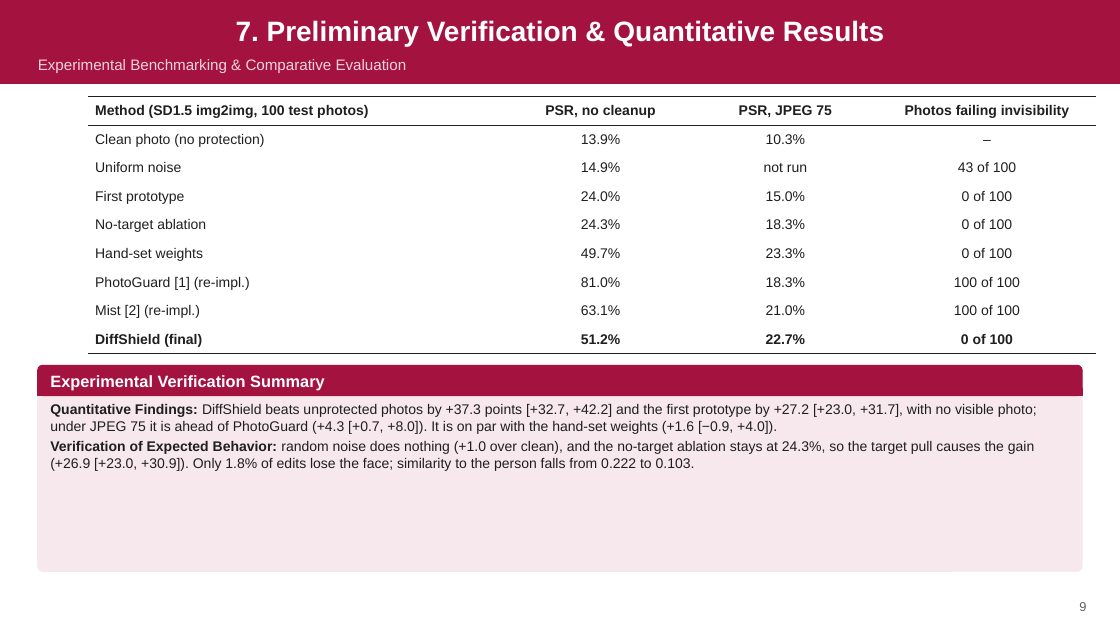
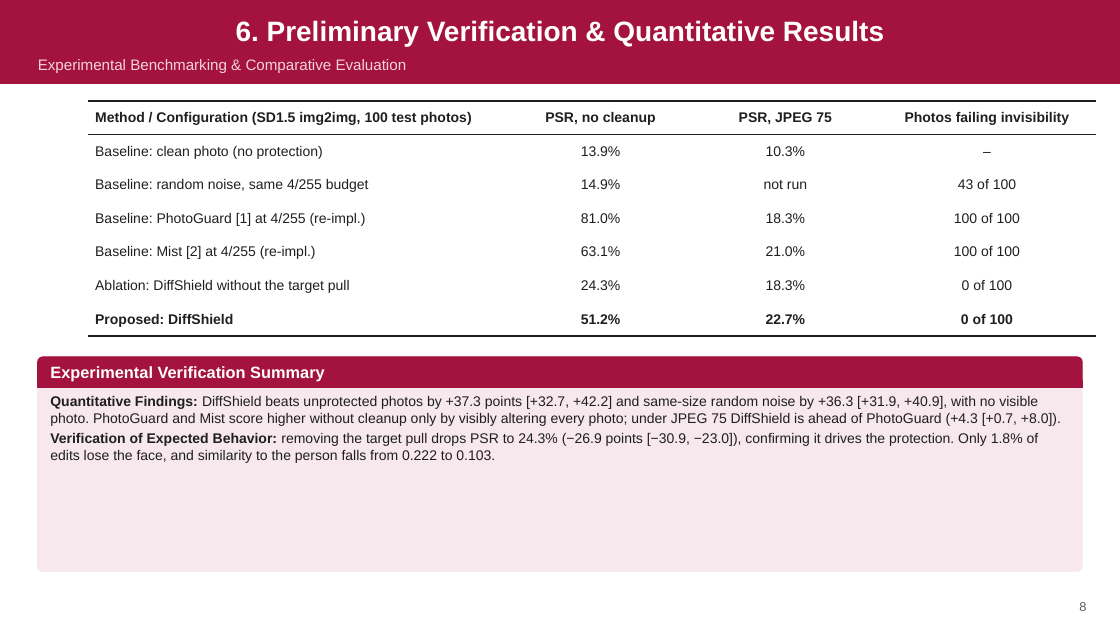
Before and after one commit to Project-DiffShield/DiffShield, a slide deck: slide 8 of reports/DiffShield_PhaseII_External_Review.pptx (slide 9 before the commit). Drawn at 1120x630 pixels with LibreOffice and Linux fonts; fonts in the diff are those of the drawing. Boxes give left, top, right and bottom in pixels: in the first picture for what was removed or moved away, otherwise in the second. Text is boxed around its words. In the diff, an @@ line names an element or a change of style, - is before the commit and + after.

Commit message:
Phase II deck: follow the department template slide-for-slide; final method only (outside baselines plus one ablation), no earlier DiffShield versions

```diff
--- a/reports/DiffShield_PhaseII_External_Review.pptx
+++ b/reports/DiffShield_PhaseII_External_Review.pptx
@@ title at [236,20,884,46]: text changed @@
-7. Preliminary Verification & Quantitative Results
+6. Preliminary Verification & Quantitative Results
@@ table at [88,101,1096,331] @@
-row 1: Method (SD1.5 img2img, 100 test photos) | PSR, no cleanup | PSR, JPEG 75 | Photos failing invisibility
-row 2: Clean photo (no protection) | 13.9% | 10.3% | –
-row 3: Uniform noise | 14.9% | not run | 43 of 100
-row 4: First prototype | 24.0% | 15.0% | 0 of 100
-row 5: No-target ablation | 24.3% | 18.3% | 0 of 100
-row 6: Hand-set weights | 49.7% | 23.3% | 0 of 100
-row 7: PhotoGuard [1] (re-impl.) | 81.0% | 18.3% | 100 of 100
-row 8: Mist [2] (re-impl.) | 63.1% | 21.0% | 100 of 100
-row 9: DiffShield (final) | 51.2% | 22.7% | 0 of 100
+row 1: Method / Configuration (SD1.5 img2img, 100 test photos) | PSR, no cleanup | PSR, JPEG 75 | Photos failing invisibility
+row 2: Baseline: clean photo (no protection) | 13.9% | 10.3% | –
+row 3: Baseline: random noise, same 4/255 budget | 14.9% | not run | 43 of 100
+row 4: Baseline: PhotoGuard [1] at 4/255 (re-impl.) | 81.0% | 18.3% | 100 of 100
+row 5: Baseline: Mist [2] at 4/255 (re-impl.) | 63.1% | 21.0% | 100 of 100
+row 6: Ablation: DiffShield without the target pull | 24.3% | 18.3% | 0 of 100
+row 7: Proposed: DiffShield | 51.2% | 22.7% | 0 of 100
@@ table: place and size @@
-table at [88,97,1096,351]
+table at [88,101,1096,331]
@@ rounded rectangle: place and size @@
-rounded rectangle at [38,365,1082,571]
+rounded rectangle at [38,357,1082,571]
@@ 1 text, 1 rounded rectangle, 1 rectangle: place and size @@
-1 text, 1 rounded rectangle, 1 rectangle at [38,365,1082,396]
+1 text, 1 rounded rectangle, 1 rectangle at [38,357,1082,387]
@@ text at [50,396,1061,463]: text changed @@
-▸ Quantitative Findings: DiffShield beats unprotected photos by +37.3 points [+32.7, +42.2] and the first prototype by +27.2 [+23.0, +31.7], with no visible photo; under JPEG 75 it is ahead of PhotoGuard (+4.3 [+0.7, +8.0]). It is on par with the hand-set weights (+1.6 [−0.9, +4.0]).
-▸ Verification of Expected Behavior: random noise does nothing (+1.0 over clean), and the no-target ablation stays at 24.3%, so the target pull causes the gain (+26.9 [+23.0, +30.9]). Only 1.8% of edits lose the face; similarity to the person falls from 0.222 to 0.103.
+▸ Quantitative Findings: DiffShield beats unprotected photos by +37.3 points [+32.7, +42.2] and same-size random noise by +36.3 [+31.9, +40.9], with no visible photo. PhotoGuard and Mist score higher without cleanup only by visibly altering every photo; under JPEG 75 DiffShield is ahead of PhotoGuard (+4.3 [+0.7, +8.0]).
+▸ Verification of Expected Behavior: removing the target pull drops PSR to 24.3% (−26.9 points [−30.9, −23.0]), confirming it drives the protection. Only 1.8% of edits lose the face, and similarity to the person falls from 0.222 to 0.103.
```
Also in this commit, not shown: 3 other slides changed, 2 slides removed, 1 other file.
